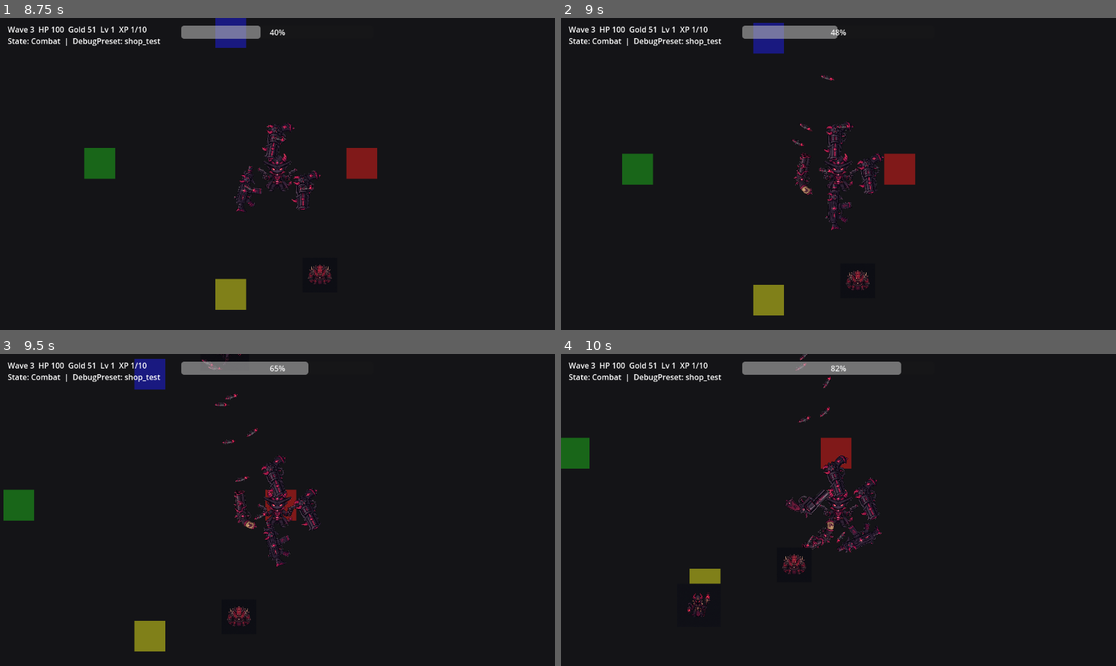
Above: before the commit, frames 1-4 (two rows, left to right).
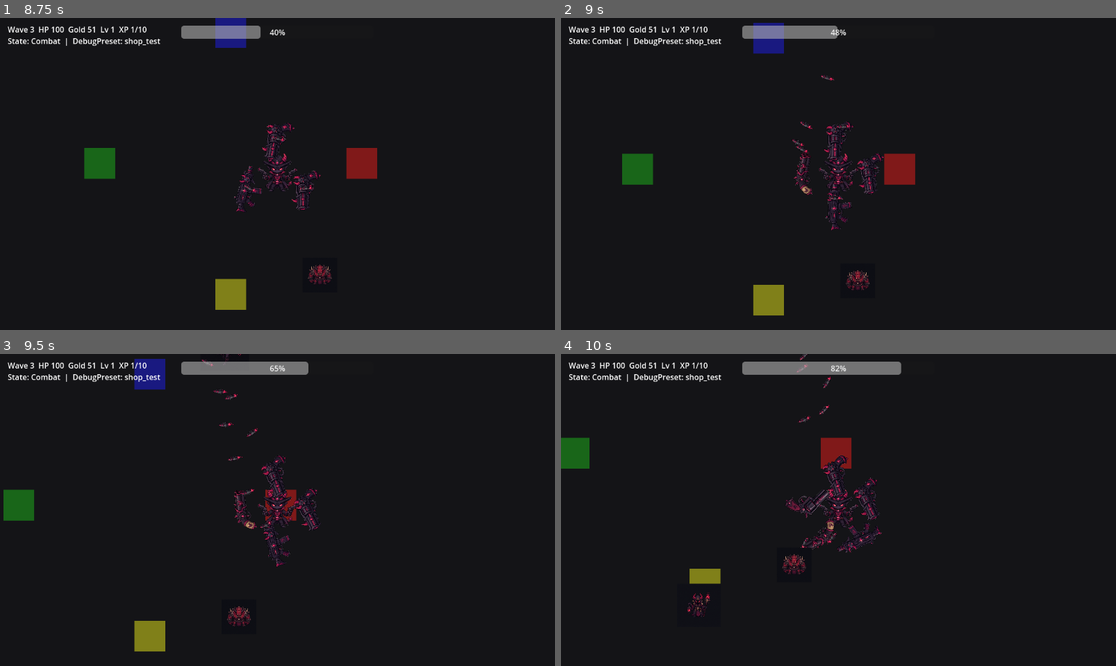
Above: after the commit, the same moments.

Repository: KevinRabbe/bullet-hell-roughe-lite
Game: Godot game, scene res://scenes/ui/MainMenu.tscn
The game is run twice, just before and just after one commit, with the same random seed, the same clock (stepped at 60 frames per second) and the same inputs.
Inputs (mouse positions are in pixels of both pictures, inside the frame that each line leads up to):
- Up to frame 1 (8.75 s): click "Start Run" at 0.5 s; click "Start Run" at 1.25 s; tap Enter at 2, 4.35 s; move the mouse to (399, 158) at 2.02 s; hold D (move_right) 2.03-2.78 s; hold C (cycle_character) 2.03-2.78 s; click (399, 158) at 2.17 s; tap Space at 2.27, 3.02, 4.52, 5.27, 6.02, 7.52, 8.27 s; move the mouse to (166, 189) at 2.77 s; hold S (move_down) 2.78-3.53 s; tap E (interact) at 2.85 s; move the mouse to (333, 105) at 3.52 s; hold D (move_right) 3.53-4.28 s; tap B at 3.6 s; move the mouse to (249, 236) at 4.27 s; hold W (move_up) 4.28-5.03 s; click (249, 236) at 4.42 s; move the mouse to (444, 220) at 5.02 s; hold A (move_left) 5.03-6.53 s; tap R at 5.1 s; move the mouse to (111, 127) at 5.77 s; tap P at 5.85 s; move the mouse to (305, 174) at 6.52 s; hold S (move_down) 6.53-7.28 s; tap Q at 6.6 s; click (305, 174) at 6.67 s; move the mouse to (194, 96) at 7.27 s; hold D (move_right) 7.28-8.03 s; tap 1 at 7.35 s; move the mouse to (399, 158) at 8.02 s; hold W (move_up) from 8.03 s (still down); tap 2 at 8.1 s
- Up to frame 2 (9 s): move the mouse to (727, 189) at 8.77 s; release W (move_up) at 8.78 s; hold D (move_right) from 8.78 s (still down); tap 3 at 8.85 s; click (727, 189) at 8.92 s
- Up to frame 3 (9.5 s): keep holding D (move_right); tap Space at 9.02 s
- Up to frame 4 (10 s): move the mouse to (894, 441) at 9.52 s; release D (move_right) at 9.53 s; hold S (move_down) from 9.53 s (still down); tap 4 at 9.6 s

Frame 1 is identical in both runs. In frame 2, less than 0.1% of the frame differs, in the area x 42-51%, y 33-59%; in frame 3, 0.2%, in the area x 37-49%, y 4-56%; in frame 4, 0.1%.

Commit message:
Stage 12.3: tune SMG identity for on-hit rapid fire

Diff:
--- a/data/weapons/gunslinger_smg.tres
+++ b/data/weapons/gunslinger_smg.tres
@@ -8,26 +8,26 @@
 icon = ExtResource("2")
 id = "gunslinger_smg"
 display_name = "Demon SMG"
-description = "Fast fire with lighter hits."
+description = "Very fast spray weapon with low per-shot damage and strong on-hit scaling."
 family_id = "gunslinger"
-cooldown_seconds = 0.12
-damage = 4.0
-projectile_speed = 720.0
-attack_range = 0.9
-projectile_lifetime_seconds = 1.4
+cooldown_seconds = 0.1
+damage = 3.6
+projectile_speed = 740.0
+attack_range = 0.92
+projectile_lifetime_seconds = 1.45
 projectile_scene_path = "res://scenes/weapons/Projectile.tscn"
 family = "gunslinger"
 price = 5
 tags = Array[String](["gun", "bullet", "rapid", "demon"])
 stat_scaling = {
-"attack_speed": 1.5,
-"crit_chance": 0.5,
-"crit_damage": 0.5,
+"attack_speed": 1.8,
+"crit_chance": 0.35,
+"crit_damage": 0.45,
 "damage": 0.6,
 "knockback": 0.1,
-"on_hit": 2.0,
-"pierce": 0.2,
+"on_hit": 2.3,
+"pierce": 0.25,
 "projectile_count": 0.0,
-"range": 0.3,
+"range": 0.35,
 "ranged_damage": 0.9
 }
